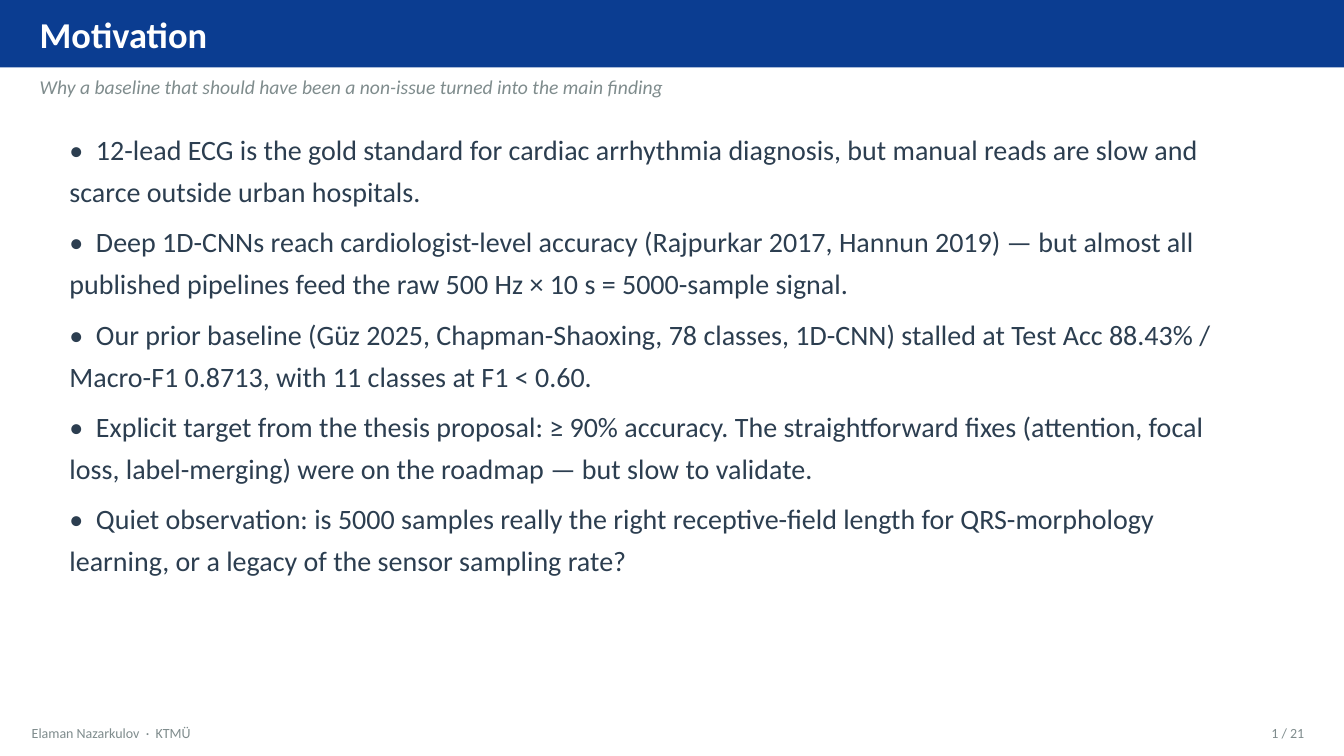
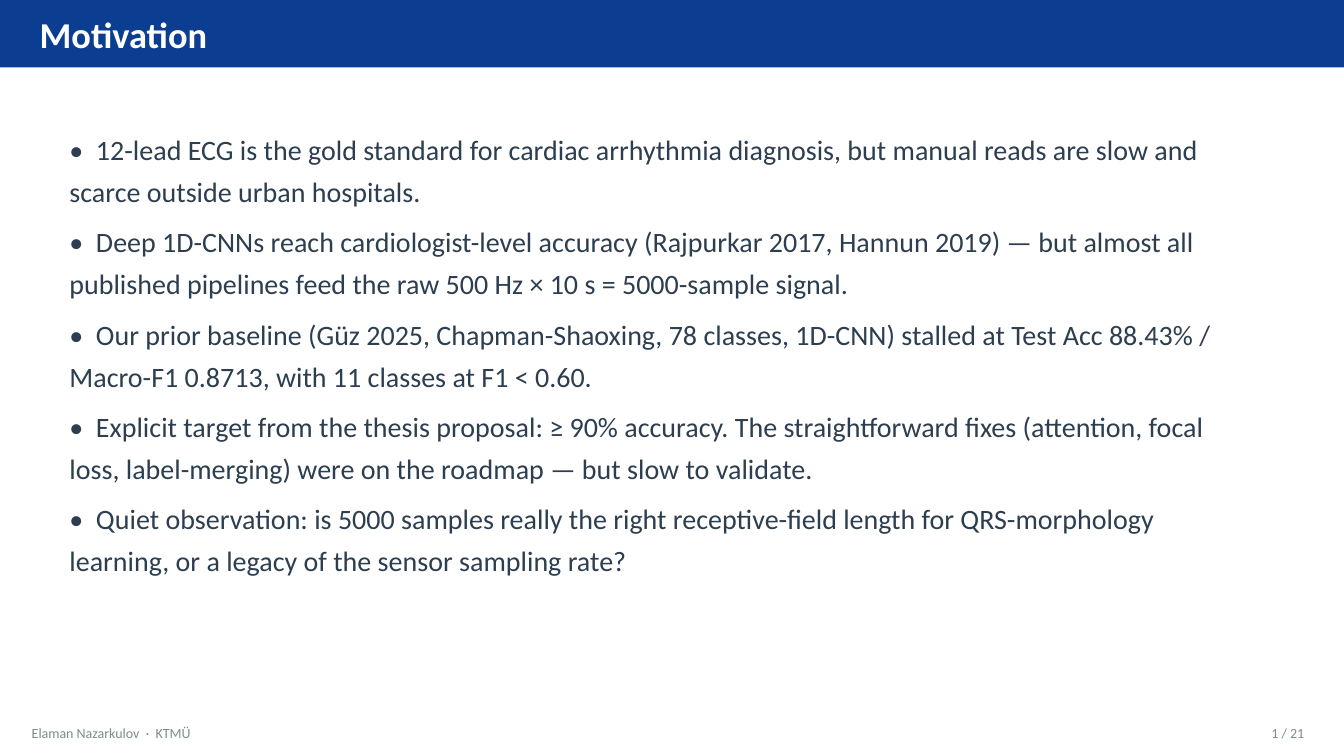
Before and after one commit to physcom/ecg-paper, a slide deck: slide 2 of EKG_Conference_Presentation.new.pptx. Drawn at 1344x756 pixels with LibreOffice and Linux fonts; fonts in the diff are those of the drawing. Boxes give left, top, right and bottom in pixels: in the first picture for what was removed or moved away, otherwise in the second. Text is boxed around its words. In the diff, an @@ line names an element or a change of style, - is before the commit and + after.

```diff
--- a/EKG_Conference_Presentation.new.pptx
+++ b/EKG_Conference_Presentation.new.pptx
@@ text removed at (40,80,663,98) @@
-Why a baseline that should have been a non-issue turned into the main finding
```
Also in this commit, not shown: 2 other slides changed, 24 other files.
